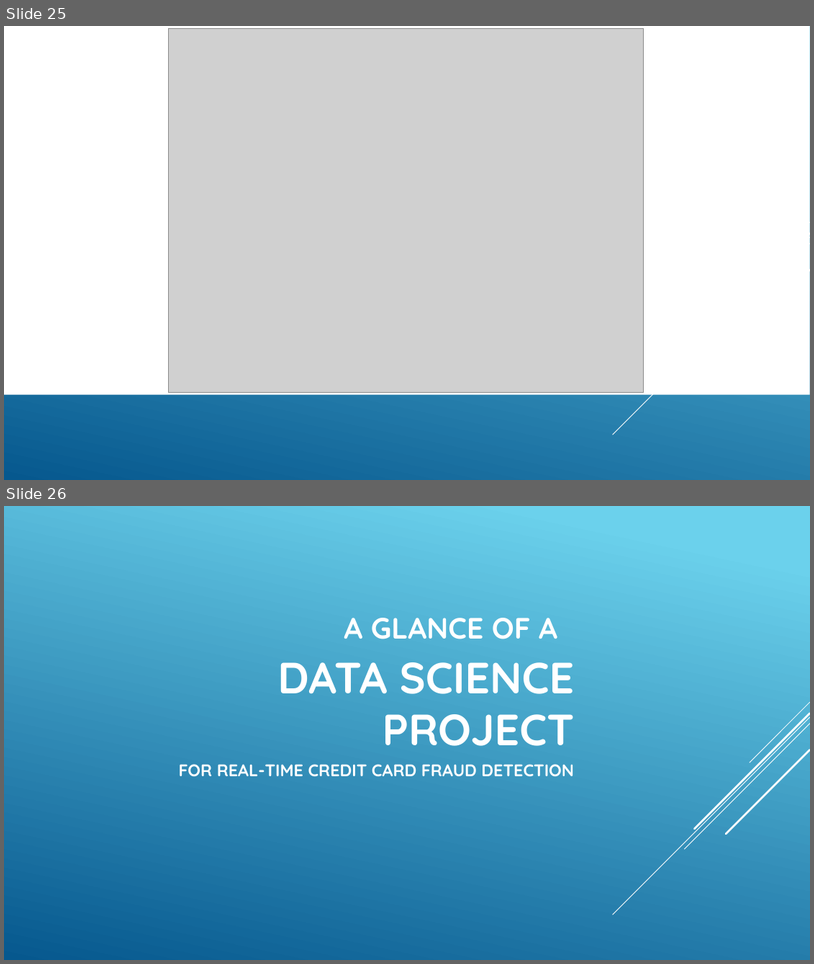
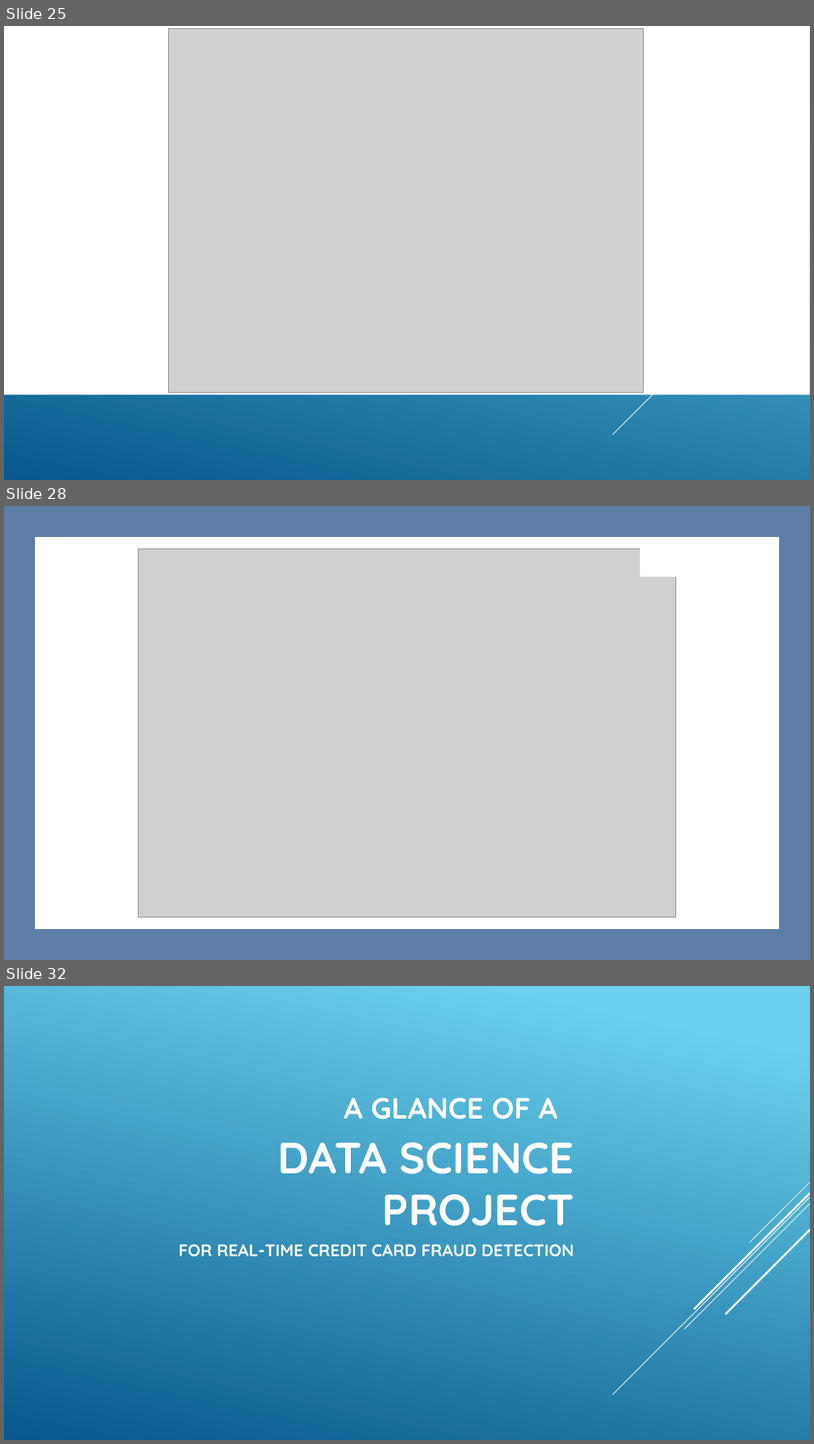
Before and after one commit to pengdsci/STA551, a slide deck: w01/What-is-data-sience.pptx. Shown one above the other, each under a label of ours: slides 25 and 26 before the commit, slides 25, 28 and 32 after it; the slides between them are not shown. The pictures are 814x964 and 814x1444 pixels, drawn with LibreOffice and Linux fonts; fonts in the diff are those of the drawing; grey boxes stand for pictures. Boxes give left, top, right and bottom in pixels: in the first picture for what was removed or moved away, otherwise in the second. Text is boxed around its words. In the diff, an @@ line names an element or a change of style, - is before the commit and + after.

```diff
--- a/w01/What-is-data-sience.pptx
+++ b/w01/What-is-data-sience.pptx
@@ slide 28 added at <box>4,506,810,960</box>, background gradient #6ED2EB to #06588E @@
@@ rectangle added at <box>4,506,810,960</box>, fill #5D7FA7 @@
@@ rectangle added at <box>36,538,779,928</box>, fill #FFFFFF, outline #FFFFFF 1.25 pt @@
@@ picture added at <box>139,548,676,917</box> @@
@@ rectangle added at <box>640,548,684,577</box>, fill #FFFFFF @@
@@ group added at <box>613,702,810,914</box>: 5 lines @@
@@ what was slide 26 is now slide 32 @@
```
Also in this commit, not shown: 5 other slides added, 1 other file.
